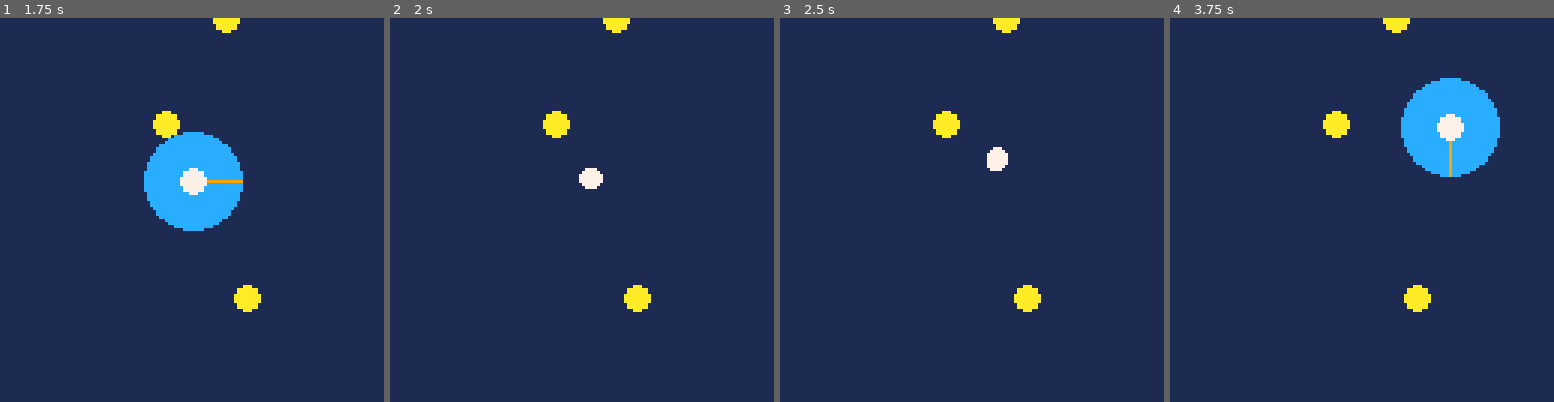
Above: before the commit, frames 1-4 (left to right).
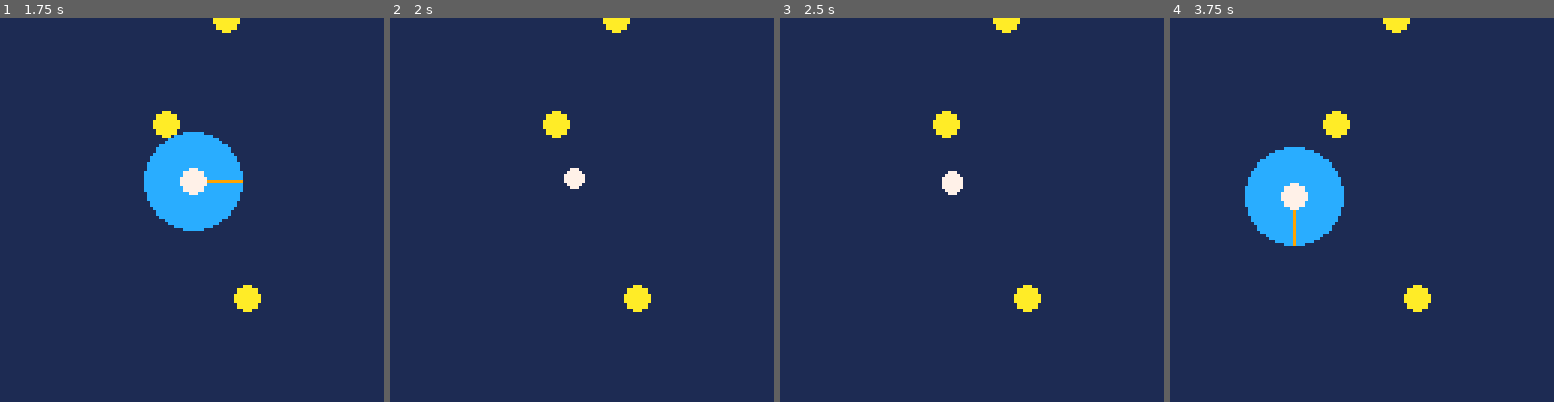
Above: after the commit, the same moments.

Repository: tesselode/netty
Game: PICO-8 cartridge launcher.p8
Two runs of this game, one before a commit and one after it. Both use one fixed random seed, a clock stepped at 60 frames per second and the inputs below.
Inputs:
- Up to frame 1 (1.75 s): tap O (Z key) at 0.7, 1.7 s; hold Right from 1.6 s (still down)
- Up to frame 2 (2 s): keep holding Right
- Up to frame 3 (2.5 s): release Right at 2.1 s; tap O (Z key) at 2.1 s; hold Up 2.15-2.42 s; hold Right from 2.47 s (still down)
- Up to frame 4 (3.75 s): tap O (Z key) every 0.4 s from 2.5 to 3.7 s; release Right at 3.03 s; hold Left 3.08-3.58 s; hold Down from 3.63 s (still down)

Frame 1 is identical in both runs. In frame 2, 0.4% of the frame differs, in the area x 45-56%, y 39-45%; in frame 3, 0.5%; in frame 4, 10%, in the area x 19-86%, y 15-60%.

Commit message:
Invert controls

Diff:
--- a/launcher.p8
+++ b/launcher.p8
@@ -99,7 +99,7 @@
    self.launching = false
    local angle
    if btn(0) or btn(1) or btn(2) or btn(3) then
-    angle = atan2(inputx, inputy)
+    angle = atan2(inputx, inputy) + .5
    else
     angle = atan2(self.vx, self.vy)
    end
